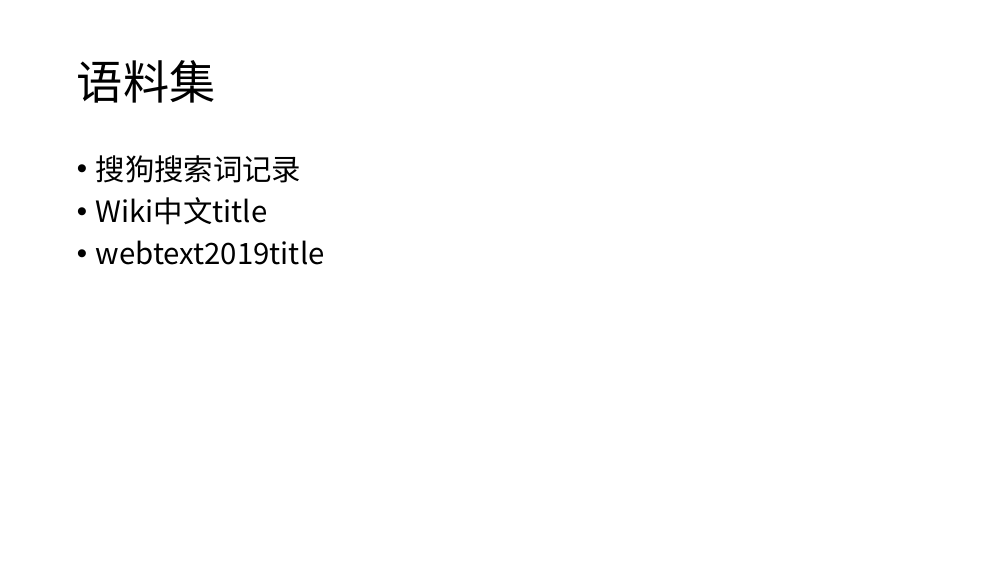
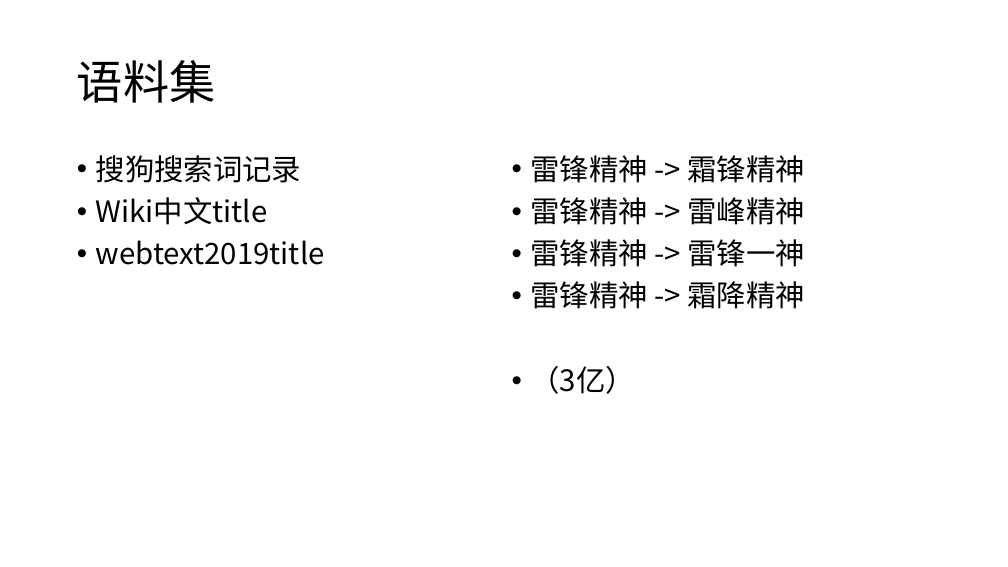
Before and after one commit to 01joy/query-correction, a slide deck: slide 18 of H-01.pptx (slide 15 before the commit). Drawn at 1008x567 pixels with LibreOffice and Linux fonts; fonts in the diff are those of the drawing. Boxes give left, top, right and bottom in pixels: in the first picture for what was removed or moved away, otherwise in the second. Text is boxed around its words. In the diff, an @@ line names an element or a change of style, - is before the commit and + after.

```diff
--- a/H-01.pptx
+++ b/H-01.pptx
@@ text added at [530,155,805,394], 28 pt, text #000000 @@
+• 雷锋精神 -> 霜锋精神
+• 雷锋精神 -> 雷峰精神
+• 雷锋精神 -> 雷锋一神
+• 雷锋精神 -> 霜降精神
+• （3亿）
```
Also in this commit, not shown: 5 other slides changed, 6 slides added, 1 slide removed.
